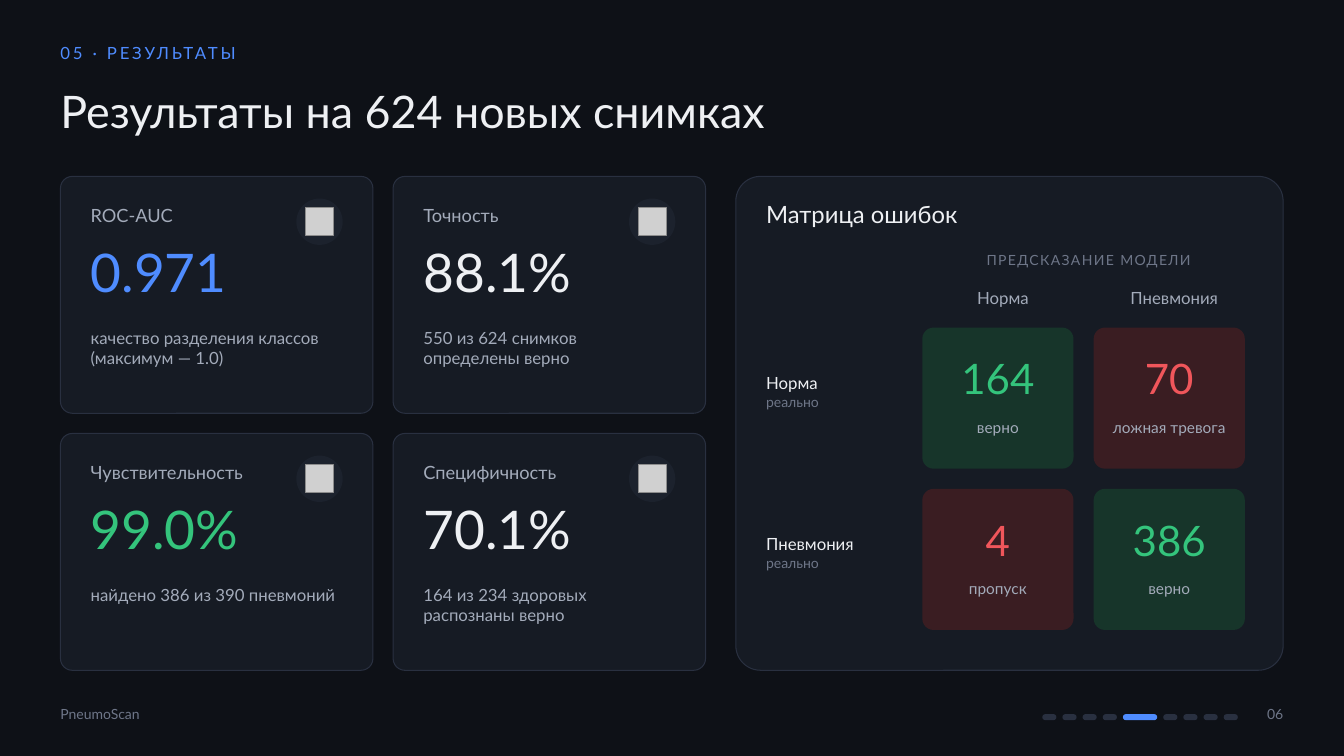
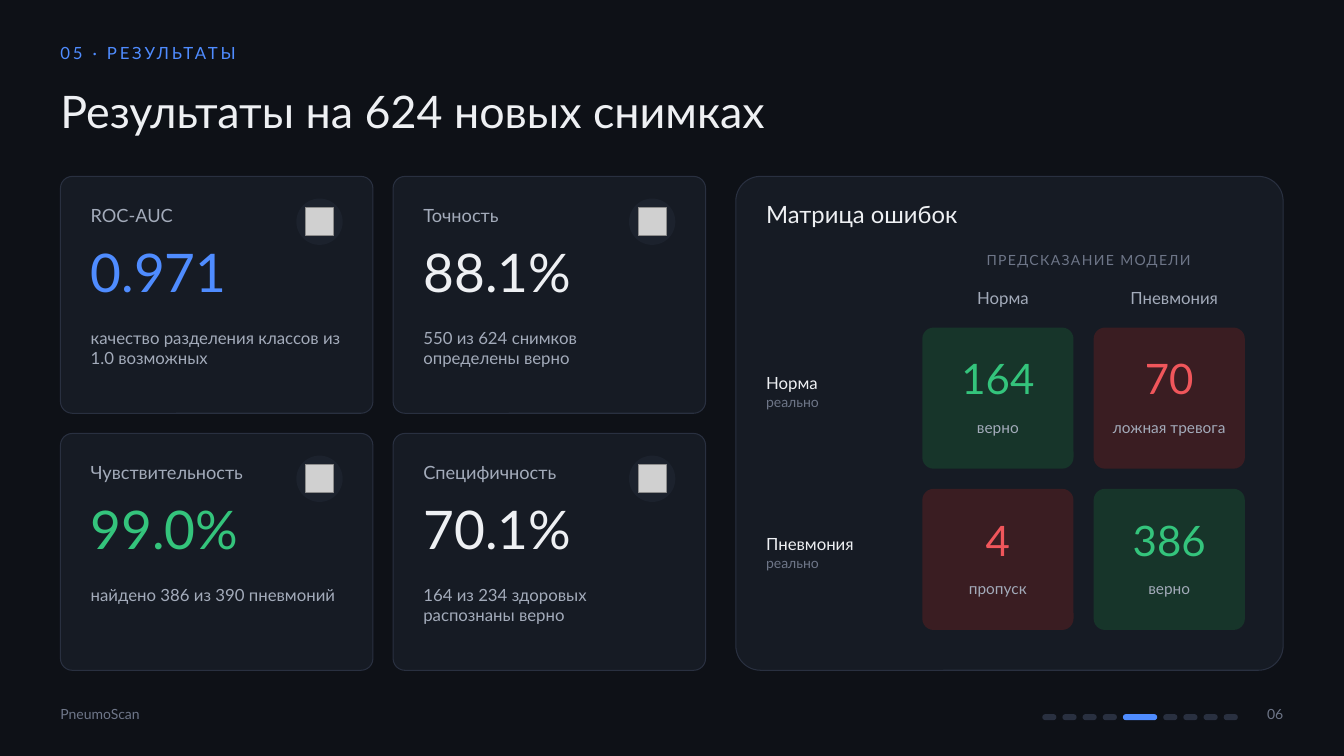
Before and after one commit to SolomonDi/Python-AI, a slide deck: slide 6 of PneumoScan_presentation.pptx. Drawn at 1344x756 pixels with LibreOffice and Linux fonts; fonts in the diff are those of the drawing; grey boxes stand for pictures; background and template pictures are left out. Boxes give left, top, right and bottom in pixels: in the first picture for what was removed or moved away, otherwise in the second. Text is boxed around its words. In the diff, an @@ line names an element or a change of style, - is before the commit and + after.

```diff
--- a/PneumoScan_presentation.pptx
+++ b/PneumoScan_presentation.pptx
@@ text at (x1=91, y1=335, x2=340, y2=364): text changed @@
-качество разделения классов (максимум — 1.0)
+качество разделения классов из 1.0 возможных
```
Also in this commit, not shown: 4 other slides changed.
